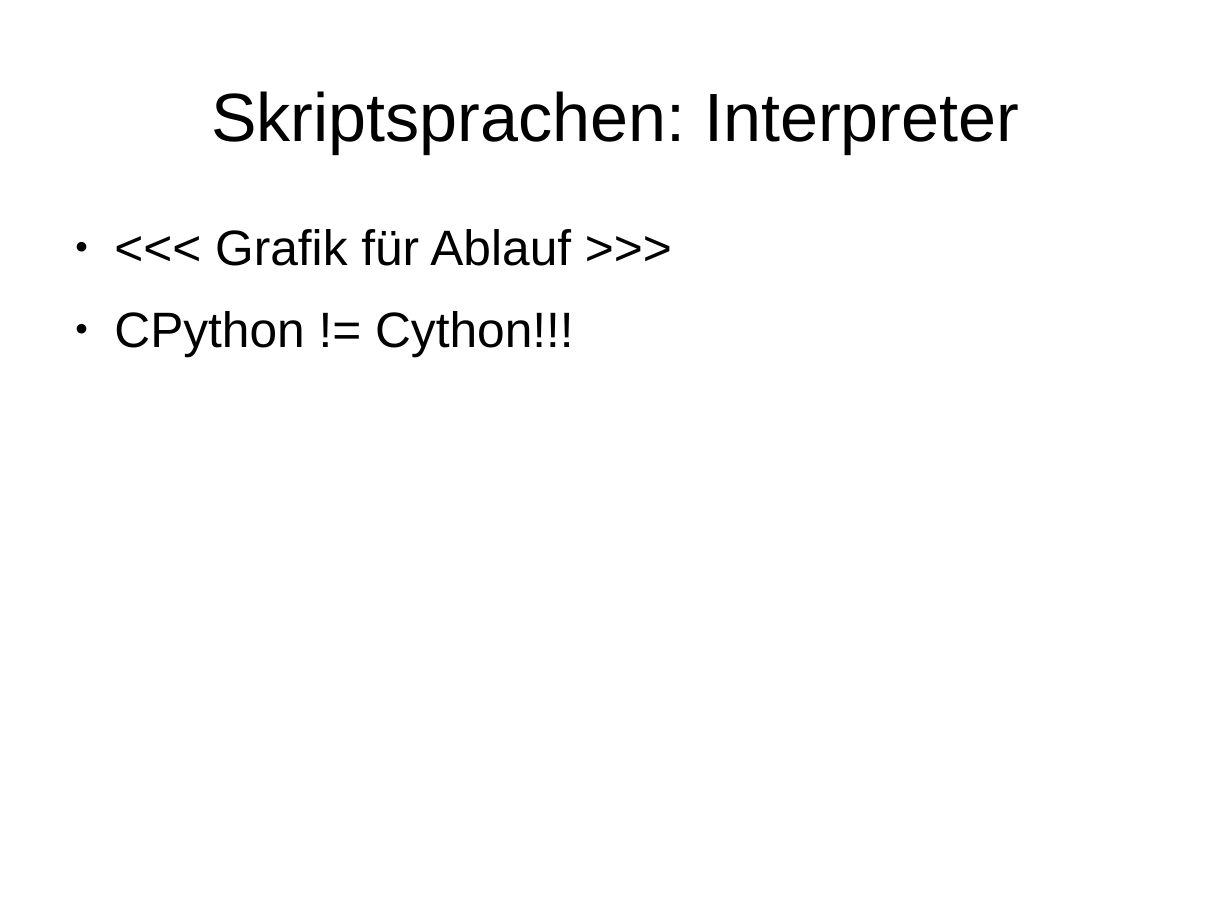
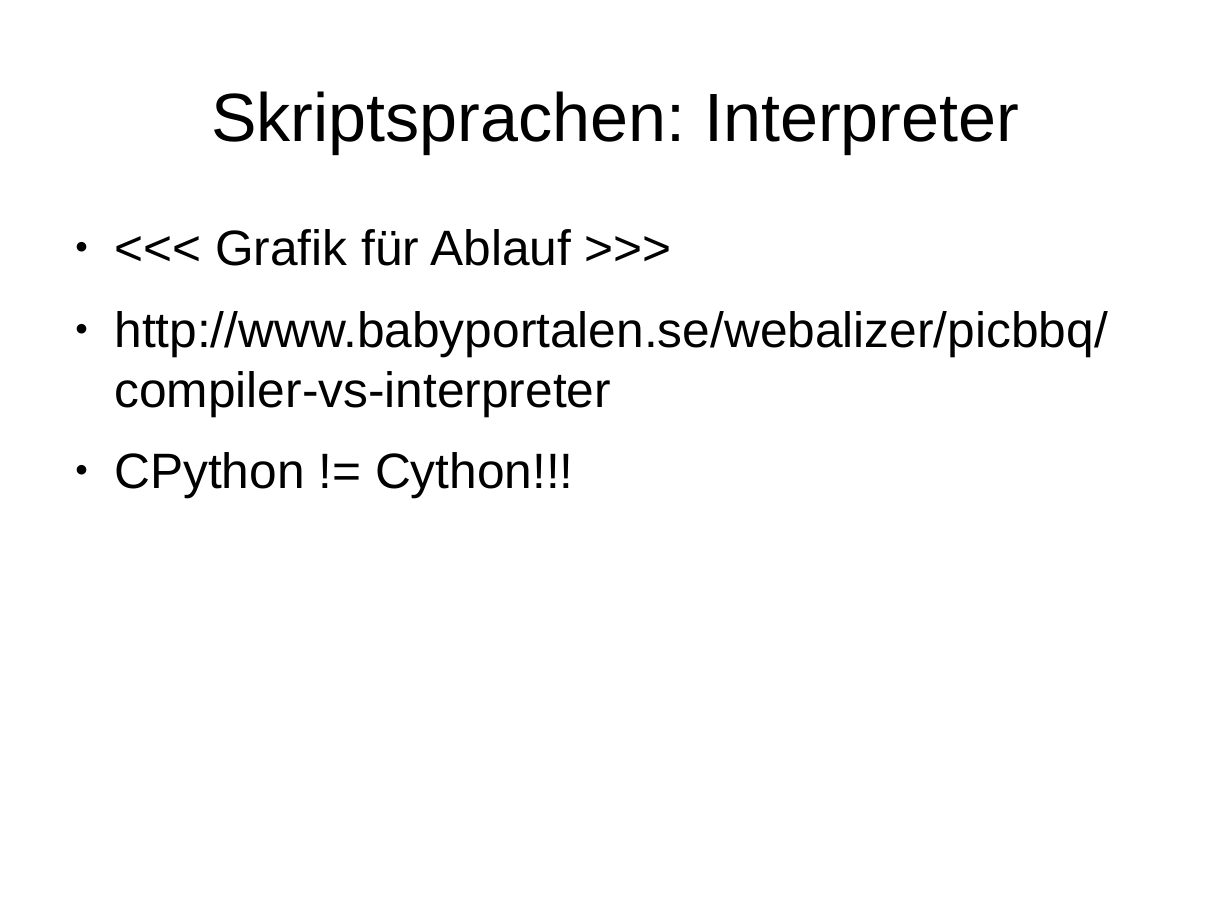
Before and after one commit to dbt0210/PythonPlayground, a slide deck: slide 6 of dropbox/vortrag.odp. Drawn at 1232x924 pixels with LibreOffice and Linux fonts; fonts in the diff are those of the drawing. Boxes give left, top, right and bottom in pixels: in the first picture for what was removed or moved away, otherwise in the second. Text is boxed around its words. In the diff, an @@ line names an element or a change of style, - is before the commit and + after.

```diff
--- a/dropbox/vortrag.odp
+++ b/dropbox/vortrag.odp
@@ text at (114, 311, 1107, 416): paragraph added @@
+● http://www.babyportalen.se/webalizer/picbbq/compiler-vs-interpreter
```
Also in this commit, not shown: 2 other slides changed, 4 slides added, 1 slide removed, 4 other files.
